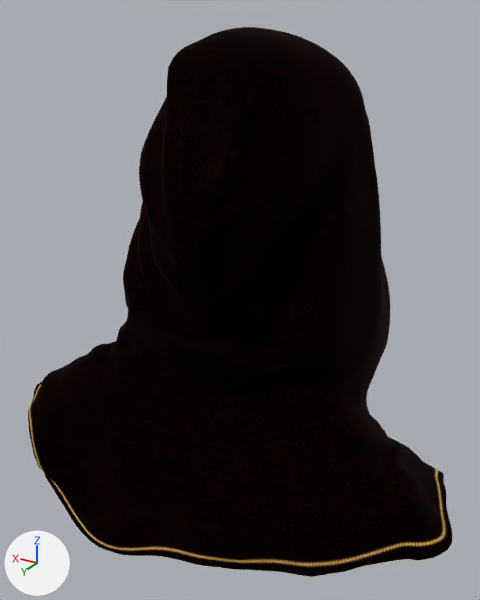
The glTF model public/cowl/scene.gltf: old version first, new version second.
The view is the same before and after, from a 50 mm lens placed at (-0.304, 0.555, 1.858), pointed at (0.007, 0.036, 1.598). The lights are fixed; the arrows at lower left show +X, +Y and +Z. The first picture is the older version. Where no turn or scale is listed for an object, it has been applied to the vertices.

Before the edit, the objects in view are built like this:
```python
mat_base_material_001_1001 = principled_material('base_material_001_1001')
mat_base_material_001_1001.texture = img_base_material_001_1001_basecolor_jpeg
mat_base_material_001_1001.metallic = 1.0
mat_base_material_001_1001.roughness = 1.0
me_defaultmaterial = bpy.data.meshes.new('defaultMaterial')
me_defaultmaterial.from_pydata(...)  # 13931 vertices, 27858 faces; spans x -0.237..0.233, y -0.144..0.197, z 1.364..1.848
me_defaultmaterial.materials.append(mat_base_material_001_1001)  # picture img_base_material_001_1001_basecolor_jpeg
ob_defaultmaterial = bpy.data.objects.new('defaultMaterial', me_defaultmaterial)
ob_defaultmaterial.location = (0.0, 0.0, 0.0)
```
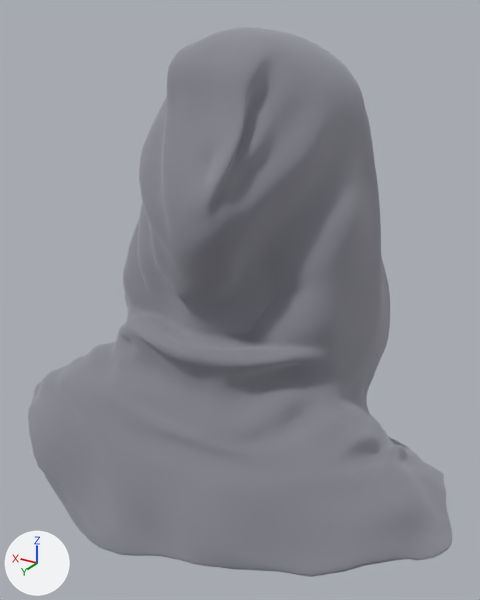
Patch to the scene script:
```diff
--- a/public/cowl/scene.gltf.py
+++ b/public/cowl/scene.gltf.py
@@ mat_base_material_001_1001 @@
 mat_base_material_001_1001 = principled_material('base_material_001_1001')
-mat_base_material_001_1001.texture = img_base_material_001_1001_basecolor_jpeg
+mat_base_material_001_1001.base_color = (0.5, 0.5, 0.55)  # light grey #bcbcc4
 mat_base_material_001_1001.metallic = 1.0
```

What differs and where, as boxes (x1, y1, x2, y2) in the pictures (480 x 600 px):
'defaultMaterial', surface changed (black to light grey): (28, 27, 452, 577) in both
